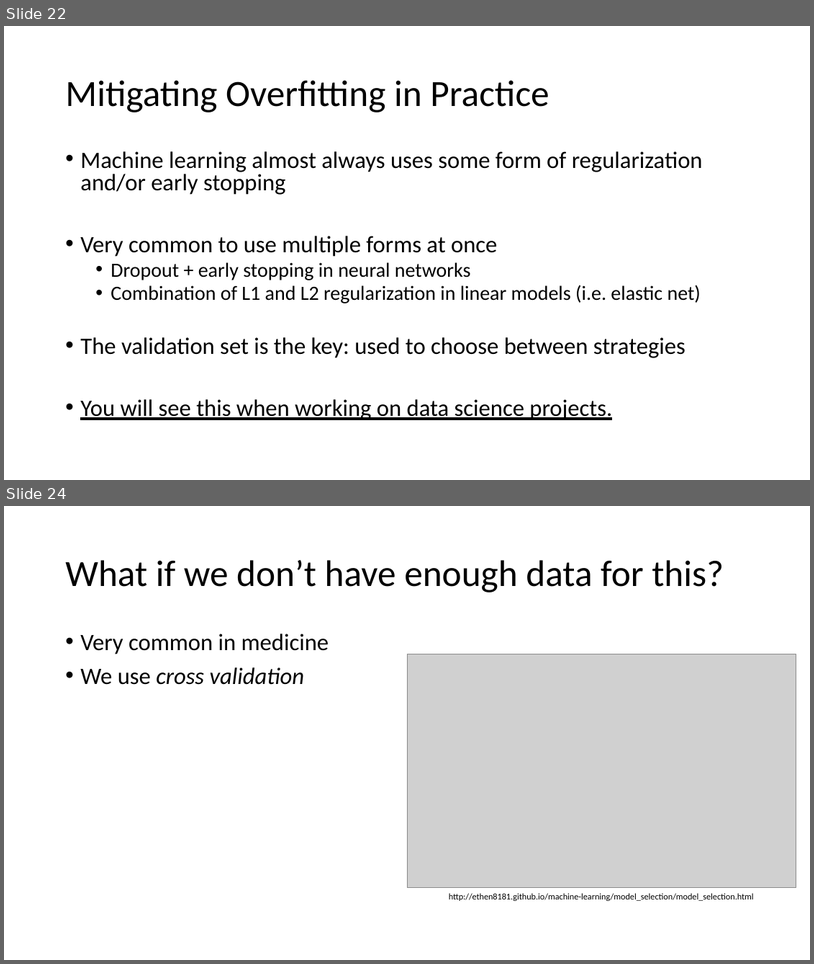
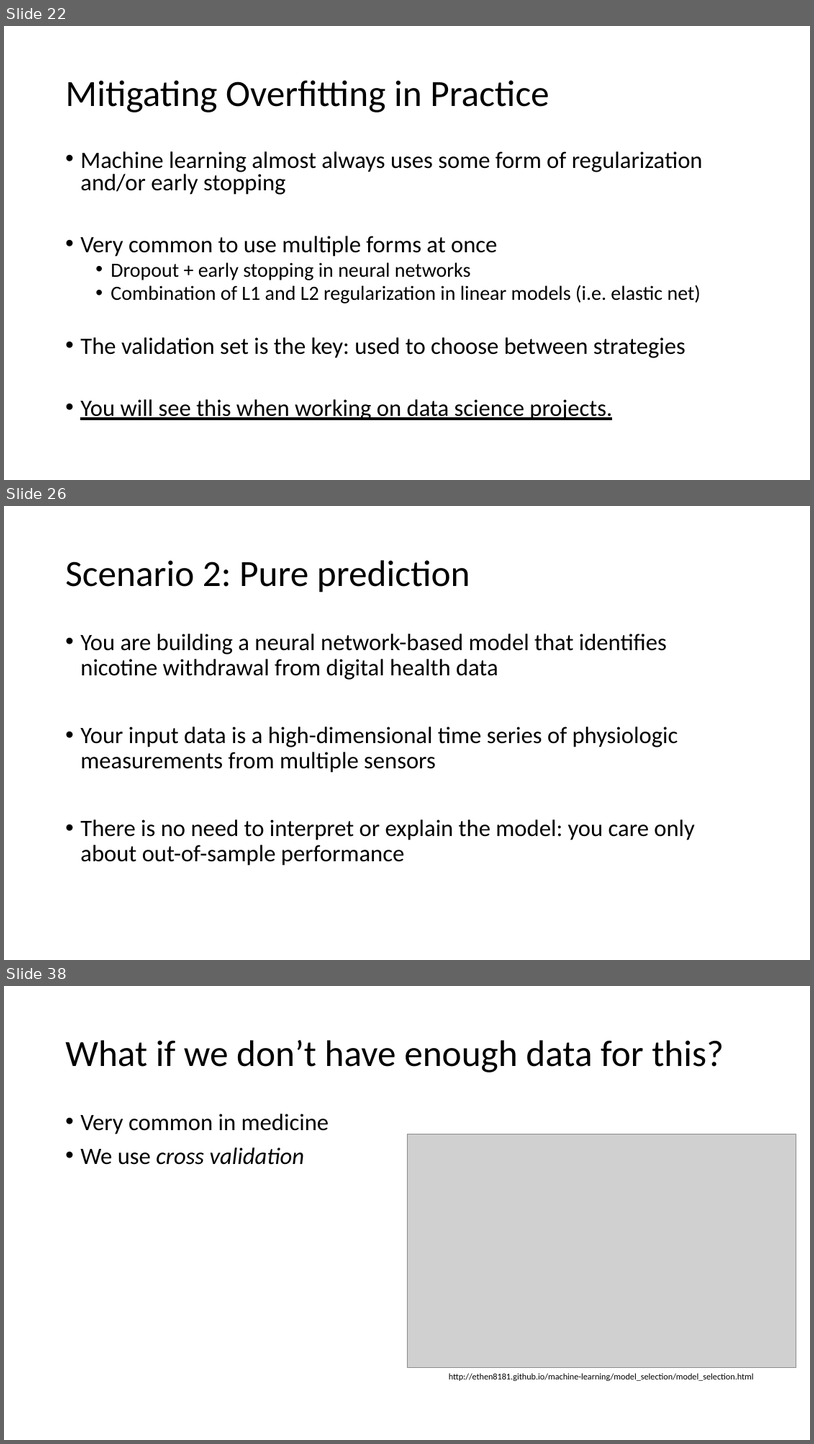
Before and after one commit to mengelhard/mmci_applied_ds, a slide deck: lectures/mitigating_overfitting.pptx. Shown one above the other, each under a label of ours: slides 22 and 24 before the commit, slides 22, 26 and 38 after it; the slides between them are not shown. The pictures are 814x964 and 814x1444 pixels, drawn with LibreOffice and Linux fonts; fonts in the diff are those of the drawing; grey boxes stand for pictures. Boxes give left, top, right and bottom in pixels: in the first picture for what was removed or moved away, otherwise in the second. Text is boxed around its words. In the diff, an @@ line names an element or a change of style, - is before the commit and + after.

```diff
--- a/lectures/mitigating_overfitting.pptx
+++ b/lectures/mitigating_overfitting.pptx
@@ slide 26 added at (4, 506, 810, 960), background #FFFFFF @@
@@ title added at (65, 560, 471, 592), 44 pt, text #000000 @@
+Scenario 2: Pure prediction
@@ text added at (80, 633, 695, 865), 28 pt, text #000000 @@
+• You are building a neural network-based model that identifies nicotine withdrawal from digital health data
+• Your input data is a high-dimensional time series of physiologic measurements from multiple sensors
+• There is no need to interpret or explain the model: you care only about out-of-sample performance
@@ what was slide 24 is now slide 38 @@
```
Also in this commit, not shown: 2 slides changed, 13 other slides added, 1 slide removed, 1 other file.
